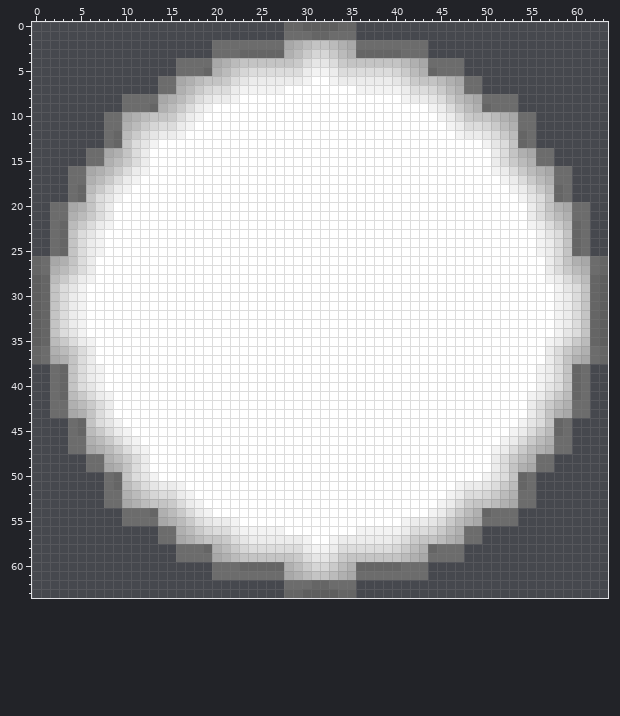
Edited in one commit: pixel-art sprite (Impregnator_Believe.gmx/sprites/images/spr_sperm_2.png). The picture above was drawn from the file before the commit.
The file is 64x64 pixels. Colours within 5 levels of each other are drawn and written as one.
The result:
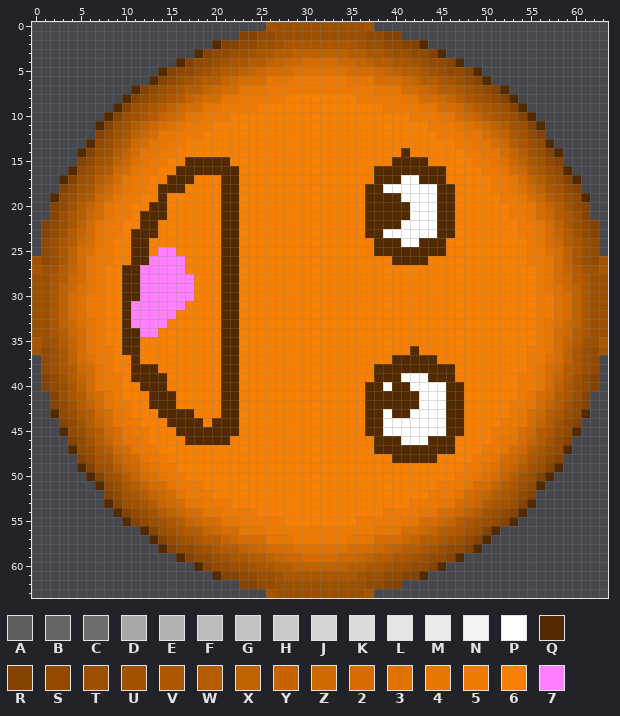
Palette (. is transparent): A #5e5e5e  B #656565  C #6c6c6c  D #a8a8a8  E #b0b0b0  F #bbbbbb  G #c4c4c4  H #cacaca  J #d6d6d6  K #dcdcdc  L #e6e6e6  M #ececec  N #f3f3f3  P #ffffff  Q #532900  R #854200  S #924900  T #9b4f00  U #a35200  V #ac5700  W #b65c00  X #bf6200  Y #c66500  Z #cd6900  2 #d76d00  3 #df7200  4 #e77701  5 #ef7a01  6 #f77f02  7 #ff80ff
Log entry: 3 sperm skins at random (20% for randomness)
The exact change:
Changed rows in their new state; - is an unchanged pixel.
first column x 0:
 0 --------------------------UTTTTTTTTTTU--------------------------
 1 -----------------------RRSSTTTTTTTTTTSSRR-----------------------
 2 --------------------QRRSSTTUVVVVVVVVUTTSSRRQ--------------------
 3 ------------------QRSSTTUVVWWXXXXXXWWVVUTTSSRQ------------------
 4 ----------------QRSSTUVVWWXYZZ2222ZZYXWWVVUTSSRQ----------------
 5 --------------QRSSTUVWWXYZ222333333222ZYXWWVUTSSRQ--------------
 6 -------------QRSTUVWWYZ222444555555444222ZYWWVUTSRQ-------------
 7 -----------QRSTUVWWYZ2244455555555555544422ZYWWVUTSRQ-----------
 8 ----------QRSTUVWYZ22445555566666666555554422ZYWVUTSRQ----------
 9 ---------QRTUVWXZ224455556666666666666655554422ZXWVUTRQ---------
10 --------QRTUVWYZ24455566666666666666666666555442ZYWVUTRQ--------
11 -------QRTUWXZ234555666666666666666666666666555432ZXWUTRQ-------
12 -------RSUVXZ24455566666666666666666666666666555442ZXVUSR-------
13 ------QSTVWZ2445566666666666666666666666666666655442ZWVTSQ------
14 -----QRTUWY244556666666666666666666666666Q66666655442YWUTRQ-----
15 -----RSUVXZ345566QQQQQ666666666666666666QQQQ666665543ZXVUSR-----
16 ----QSTVWZ245566QQQQQQQ666666666666666QQQQQQQQ66665542ZWVTSQ----
17 ---QRTUWY245566QQQ666QQ666666666666666QQQ--QQQ666665542YWUTRQ---
18 ---RSUVXZ34556QQQ6666QQ66666666666666QQ------QQ66665543ZXVUSR---
19 --QSTVWZ245566Q666666QQ66666666666666QQQQ----QQ666665542ZWVTSQ--
20 --RSUWY245566QQ666666QQ66666666666666QQQQQ---QQ6666665542YWUSR--
21 --RTVWZ24556QQQ666666QQ66666666666666QQQQQ---QQ6666665542ZWVTR--
22 -RSTVX245566QQ6666666QQ66666666666666QQQQ----QQ66666665542XVTSR-
23 -RSUWY24556QQQ6666666QQ66666666666666QQ------QQ66666665542YWUSR-
24 -STVWZ24566QQ66666666QQ666666666666666QQQ--QQQ666666666542ZWVTS-
25 -STVX235566QQ67766666QQ666666666666666QQQQQQQQ6666666665532XVTS-
26 USTVX245566QQ77776666QQ66666666666666666QQQQ666666666665542XVTSU
27 VTUWY24566QQ777776666QQ666666666666666666666666666666666542YWUTV
28 TTVWZ24566QQ777777666QQ666666666666666666666666666666666542ZWVTT
29 TTVXZ34566QQ777777666QQ666666666666666666666666666666666543ZXVTT
30 TTVX235566QQ777777666QQ6666666666666666666666666666666665532XVTT
31 TTVX235566Q7777776666QQ6666666666666666666666666666666665532XVTT
32 TTVX235566Q7777766666QQ6666666666666666666666666666666665532XVTT
33 TTVXZ34566Q7777666666QQ666666666666666666666666666666666543ZXVTT
34 TTVWZ24566QQ776666666QQ666666666666666666666666666666666542ZWVTT
35 VTUWY24566QQ666666666QQ666666666666666666666666666666666542YWUTV
36 USTVX24556QQ666666666QQ6666666666666666666Q6666666666665542XVTSU
37 .STVX235566Q666666666QQ66666666666666666QQQQQ66666666665532XVTS.
38 -STVWZ24566QQQ6666666QQ666666666666666QQQQQQQQQ66666666542ZWVTS-
39 -RSUWY24556QQQQ666666QQ666666666666666QQQ---QQQ66666665542YWUSR-
40 -RSTVX245566QQQ666666QQ66666666666666QQ-QQ----QQ6666665542XVTSR-
41 --RTVWZ245666QQQ66666QQ66666666666666QQQQQQ---QQ666666542ZWVTR--
42 --RSUWY245566QQQ66666QQ66666666666666QQQQQQ---QQ666665542YWUSR--
43 --QSTVWZ245666QQQQ666QQ66666666666666QQ-QQ----QQ66666542ZWVTSQ--
44 ---RSUWY2455666QQQQ6QQQ66666666666666QQ-------QQ66665542YWUSR---
45 ---QSTVWZ2455666QQQQQQQ66666666666666QQ-------QQ6665542ZWVTSQ---
46 ----RSUWY24456666QQQQQ6666666666666666QQQ---QQQ66665442YWUSR----
47 ----QSTVWZ2455666666666666666666666666QQQQQQQQQ6665542ZWVTSQ----
48 -----RSUVXZ24556666666666666666666666666QQQQQ66665542ZXVUSR-----
49 -----QRTUWYZ3455666666666666666666666666666666665543ZYWUTRQ-----
50 ------QRTUWY2345566666666666666666666666666666655432YWUTRQ------
51 -------QSTVWY22455566666666666666666666666666555422YWVTSQ-------
52 --------RSUVWYZ2455566666666666666666666666655542ZYWVUSR--------
53 --------QRTUVWYZ24455566666666666666666666555442ZYWVUTRQ--------
54 ---------QRSTUWXZ224455556666666666666655554422ZXWUTSRQ---------
55 ----------QRSTUVWYZ22445555566666666555554422ZYWVUTSRQ----------
56 ------------QRTUVWWYZ2244455555555555544422ZYWWVUTRQ------------
57 -------------QRSTUVWWYZ222444555555444222ZYWWVUTSRQ-------------
58 --------------QRSSTUVWWXYZ222333333222ZYXWWVUTSSRQ--------------
59 ----------------QRSSTUVVWWXYZZ2222ZZYXWWVVUTSSRQ----------------
60 ------------------QRSSTTUVVWWXXXXXXWWVVUTTSSRQ------------------
61 --------------------QRRSSTTUVVVVVVVVUTTSSRRQ--------------------
62 -----------------------RRSSTTTTTTTTTTSSRR-----------------------
63 --------------------------UTTTTTTTTTTU--------------------------
Pixel boxes of the changes (left, top, right, bottom) in both pictures:
changed: (32, 22, 608, 598)
